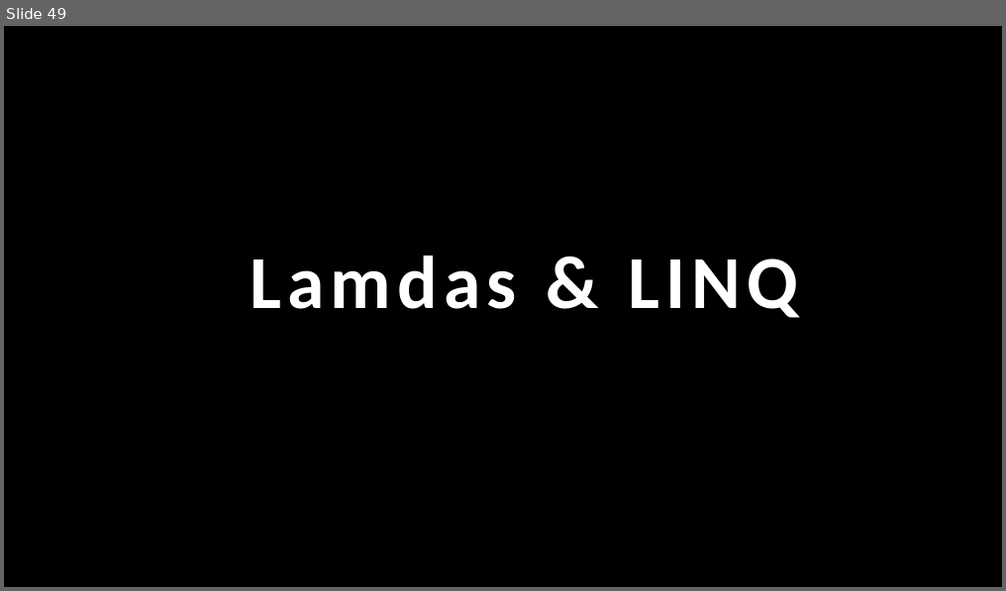
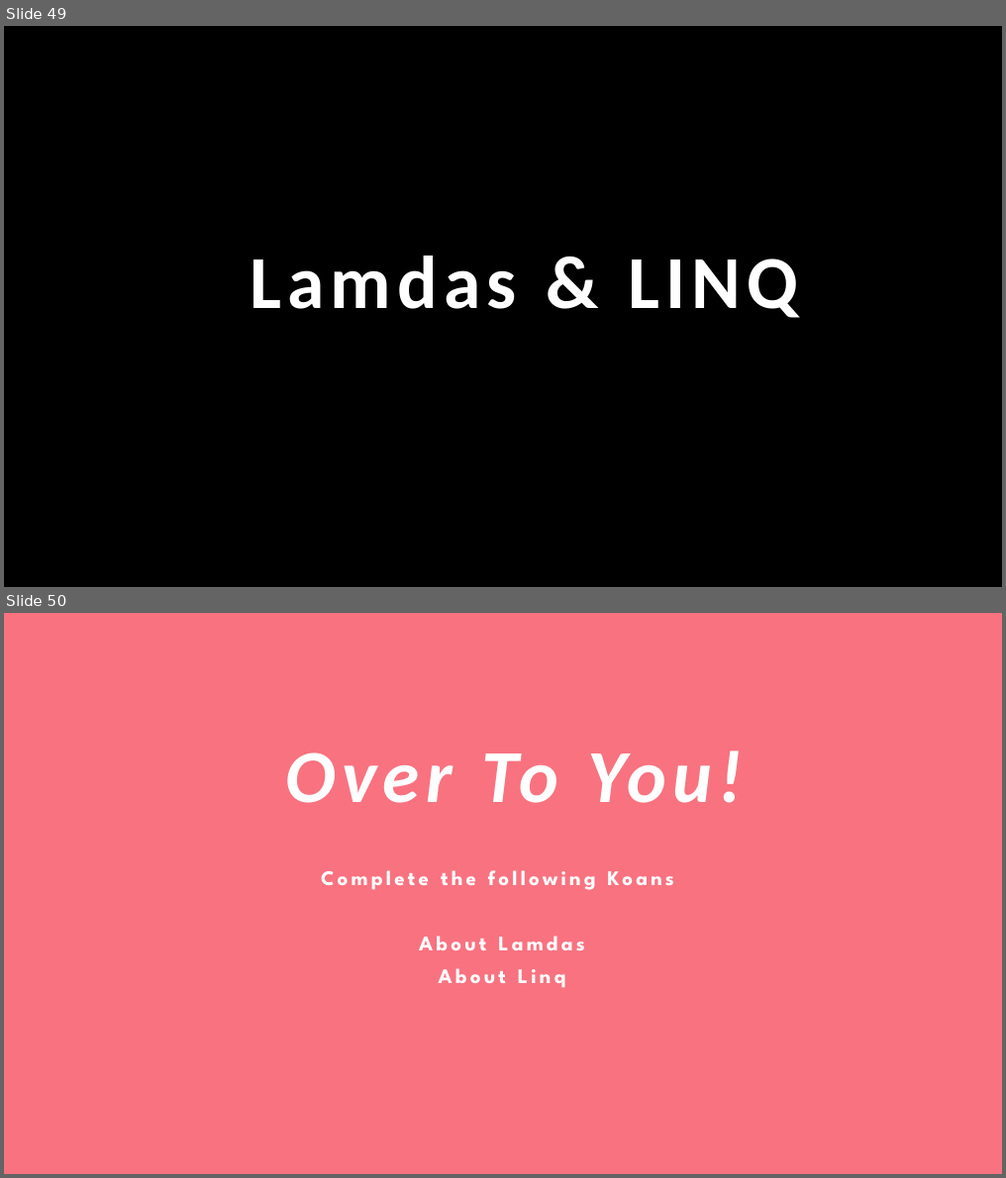
Before and after one commit to ianrkent/learncsharp, a slide deck: lessons/fundamentals/presentations/Learning CSharp.pptx. Shown one above the other, each under a label of ours: slide 49 before the commit, slides 49 and 50 after it. The pictures are 1006x591 and 1006x1178 pixels, drawn with LibreOffice and Linux fonts; fonts in the diff are those of the drawing. Boxes give left, top, right and bottom in pixels: in the first picture for what was removed or moved away, otherwise in the second. Text is boxed around its words. In the diff, an @@ line names an element or a change of style, - is before the commit and + after.

```diff
--- a/lessons/fundamentals/presentations/Learning CSharp.pptx
+++ b/lessons/fundamentals/presentations/Learning CSharp.pptx
@@ slide 50 added at (x1=4, y1=613, x2=1002, y2=1174), background #F97280 @@
@@ text added at (x1=285, y1=751, x2=744, y2=803), 72 pt, text #FFFFFF, bold, italic @@
+Over To You!
@@ text added at (x1=321, y1=870, x2=674, y2=988), 20 pt, text #FFFFFF, bold @@
+Complete the following Koans
+About Lamdas
+About Linq
```
Also in this commit, not shown: 1 slide changed, 18 other files.
